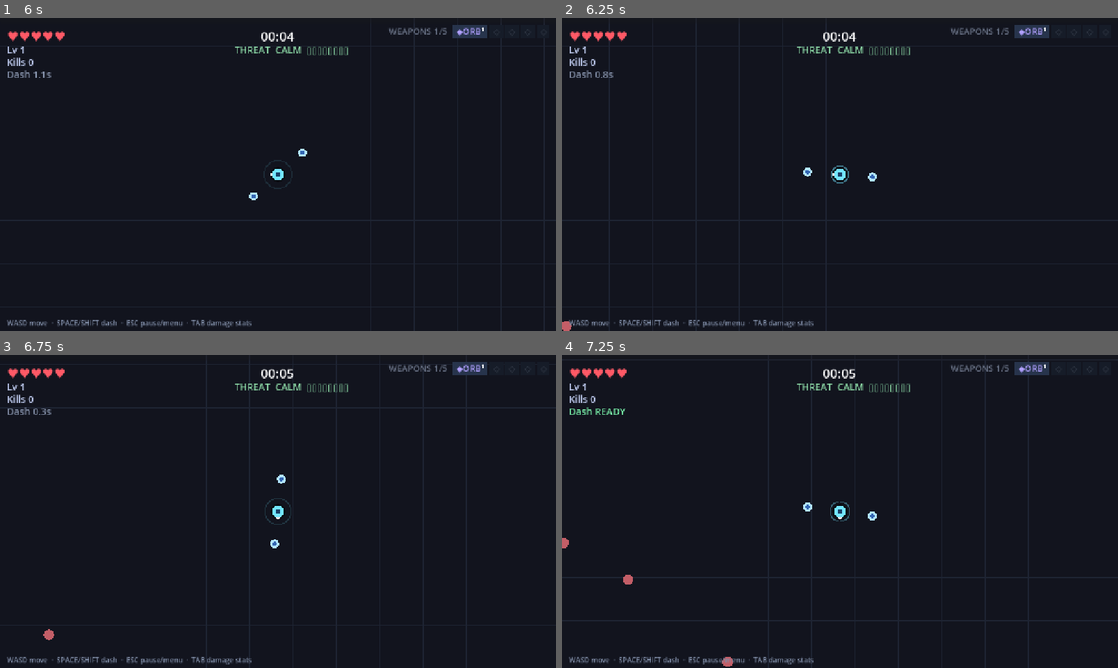
Above: before the commit, frames 1-4 (two rows, left to right).
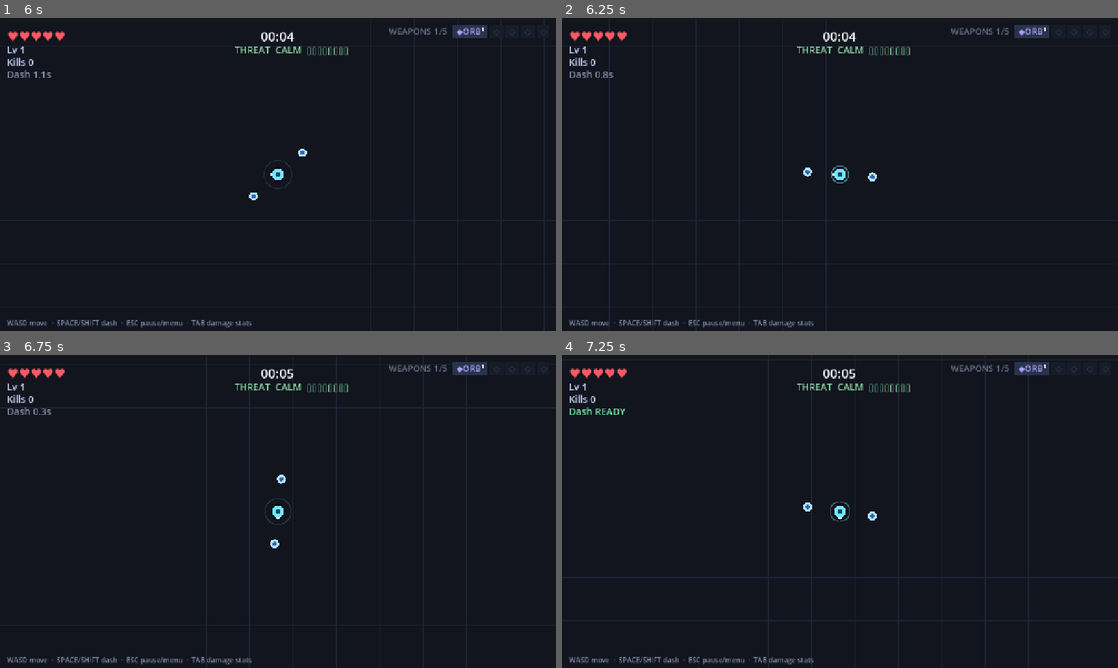
Above: after the commit, the same moments.

Repository: ICQCQ/NiceSwarm
Game: Godot game, scene res://scenes/main.tscn
Two runs of this game, one before a commit and one after it. Both use one fixed random seed, a clock stepped at 60 frames per second and the inputs below.
Inputs:
- Up to frame 1 (6 s): click "Play Solo" at 0.5 s; click "1. Orbit Blades" at 1.25 s; tap Enter at 2 s; hold D 2.03-2.78 s; hold Shift 2.03-2.78 s; tap Space at 2.27, 3.02, 4.52, 5, 5.27 s; hold S 2.78-3.53 s; tap R at 2.85 s; hold D 3.53-4.28 s; tap M at 3.6 s; hold W 4.28-5.03 s; tap 1 at 4.35 s; hold A from 5.03 s (still down); tap C at 5.1 s; tap V at 5.85 s
- Up to frame 2 (6.25 s): keep holding A; tap Space at 6.02 s
- Up to frame 3 (6.75 s): release A at 6.53 s; hold S from 6.53 s (still down); tap O at 6.6 s
- Up to frame 4 (7.25 s): keep holding S

Frame 1 is identical in both runs. In frame 2, less than 0.1% of the frame differs, in the area x 0-2%, y 96-100%; in frame 3, less than 0.1%; in frame 4, 0.1%, in the area x 0-31%, y 58-100%.

Commit message:
balance: base-weapon dmg retune + difficulty/spawn/boss config pass
weapon_config: bolt 2.0->2.5, nova 3.0->2.5, flame 0.6->0.75,
gravity 1.0->4, turret 1.5->2.2, venom 1.2->1.4.

game_config: STAT_CAP_POWER 6->3, STAT_CAP_AREA 2->1.5; ENEMY_CAP
220->300, MAX_TELEGRAPHS 6->7, MAX_GEMS 400->200; slower DIFF_BASE
(1/45->1/55) but tankier enemies (HP diff 0.04->0.05, per-level
0.02->0.03, party 0.1->0.2); deeper SLOW_FLOOR_MULT 0.2->0.1; denser
spawns (desired/progress 0.38->0.5, interval start 0.2->1); heat-spike
arm frac 0.2->0.5; DPS-responsive boss window 15->60s, fight 5->6s.

Diff:
--- a/scripts/config/game_config.gd
+++ b/scripts/config/game_config.gd
@@ -12,16 +12,16 @@
 const MAX_CHOICES := 6           # max upgrade options offered per level-up
 
 # --- player stat-upgrade caps: a pick stops being offered, and its value is clamped, here ---
-const STAT_CAP_POWER := 6.0        # power_stat (pick-driven damage multiplier)
-const STAT_CAP_AREA := 2.0         # area_mult
+const STAT_CAP_POWER := 3        # power_stat (pick-driven damage multiplier)
+const STAT_CAP_AREA := 1.5         # area_mult
 const STAT_CAP_DURATION := 2.5     # duration_mult
 const STAT_CAP_RATE := 1.0 / 2.0   # rate_mult floor → caps Haste at 2x faster
 const STAT_CAP_SPEED := 396.0      # move_speed cap (1.8x base 220)
 const STAT_CAP_MAGNET := 270.0     # pickup_range cap (3x base 90)
 const STAT_CAP_MAX_HP := 15        # max_hp cap from Vitality
-const ENEMY_CAP := 220           # hard limit on live enemies
+const ENEMY_CAP := 300           # hard limit on live enemies
 const TELEGRAPH_WARN := 1.5      # seconds to dodge a telegraphed strike
-const MAX_TELEGRAPHS := 6        # cap simultaneous danger zones so the arena can't be blanketed
+const MAX_TELEGRAPHS := 7        # cap simultaneous danger zones so the arena can't be blanketed
 const NET_PORT := 24565          # default co-op port
 
 # --- weapon progression ---
@@ -51,19 +51,19 @@
 const FUSION_LEVEL_GROWTH := 0.08      # redesigned-fusion per-level damage growth (~×1.5 at Lv7)
 
 # --- difficulty climb: difficulty += dt * BASE * warmup * (1 + heat*HEAT + (level-1)*LEVEL) ---
-const DIFF_BASE := 1.0 / 45.0    # base climb rate (was 1/62 — faster ramp, toward the old 1/34)
+const DIFF_BASE := 1.0 / 55.0    # base climb rate (was 1/62 — faster ramp, toward the old 1/34)
 # Late-game lethality: enemies scale fast/tanky enough with difficulty to catch and survive
 # against a high-DPS kiter (breaks the zero-damage snowball). Applied in spawner.make_enemy.
 const ENEMY_SPEED_DIFF_SCALE := 0.020  # enemy speed ×(1 + diff·this) — late enemies ~match player move speed
-const ENEMY_HP_DIFF_SCALE := 0.04      # enemy hp ×(1 + diff·this) — survive the alpha strike to reach you
-const ENEMY_HP_PER_LEVEL := 0.02       # base enemy hp ×(1 + this·(party_level-1)) — tankier as the party levels
+const ENEMY_HP_DIFF_SCALE := 0.05      # enemy hp ×(1 + diff·this) — survive the alpha strike to reach you
+const ENEMY_HP_PER_LEVEL := 0.03       # base enemy hp ×(1 + this·(party_level-1)) — tankier as the party levels
 const CC_IMMUNE_TIER := 2              # enemies at this tier index+ (the 3rd tier) + bosses resist knockback & suck-in
 # Frost / slow potency. Every applied slow funnels through Enemy.apply_slow, which
 # deepens the incoming speed factor by SLOW_POTENCY (so frost/freeze "really" bites)
 # and clamps it to SLOW_FLOOR_MULT — a slowed enemy crawls at 20% speed (an 80% slow).
 # One central buff point for ALL slow sources; bosses/tier-3 included (still slowable).
 const SLOW_POTENCY := 1.6             # amplify each slow's speed reduction (the 0.5 base slow -> 0.2 speed)
-const SLOW_FLOOR_MULT := 0.2          # deepest slow: enemies move at 20% speed (= "slow to 0.8"), never lower
+const SLOW_FLOOR_MULT := 0.1          # deepest slow: enemies move at 20% speed (= "slow to 0.8"), never lower
 const DIFF_HEAT := 3.12          # how much clear-rate heat accelerates the climb (was 2.4, +30%)
 const DIFF_LEVEL := 0.02         # how much each player level accelerates the climb
 const DIFF_LEVEL_STEP := 0.05     # flat difficulty added on each level-up
@@ -75,8 +75,8 @@
 const SPAWN_RING_MAX := 1200.0        # ...up to this far (random within the ring; was 900 — wider band)
 const SPAWN_SAFE_RADIUS := 500.0      # never spawn an enemy within this of ANY alive player (was 500 — closer spawns allowed)
 const SPAWN_DESIRED_BASE := 6.0          # target live-enemy count at run_progress 0 (was 6.0 — denser swarm)
-const SPAWN_DESIRED_PER_PROGRESS := 0.38 # +this many target enemies per run_progress point (≈3.5/pace at old scale)
-const SPAWN_INTERVAL_START := 0.2     # seconds between spawns early (5x faster than the prior 1.0)
+const SPAWN_DESIRED_PER_PROGRESS := 0.5 # +this many target enemies per run_progress point (≈3.5/pace at old scale)
+const SPAWN_INTERVAL_START := 1     # seconds between spawns early (5x faster than the prior 1.0)
 const SPAWN_INTERVAL_END := 0.024     # seconds between spawns late (5x faster than the prior 0.12)
 const SPAWN_REFILL_MULT := 0.4        # interval ×this while below the desired population
 
@@ -87,7 +87,7 @@
 # from the original 0.5/0.6 — at those rates a 4-player field was ~2.5× hp and
 # ~2.8× spawn density, which over-punished co-op (sim 2-4p sat at ~27-33% win vs
 # the 50-60% target). See docs/balance/MULTIPLAYER_BALANCE_SIM.md.
-const PARTY_HP_PER := 0.1             # enemy hp ×(1 + this·(N-1))
+const PARTY_HP_PER := 0.2             # enemy hp ×(1 + this·(N-1))
 const PARTY_RATE_PER := 0.25           # spawn density ×(1 + this·(N-1))
 
 # --- wave rhythm (layered on top of run_progress/heat in EnemySpawner.run_spawning) ---
@@ -109,7 +109,7 @@
 const WAVE_POP_FLOOR := 3.0           # valleys can thin the field to this (a genuine lull)
 
 # --- xp gems ---
-const MAX_GEMS := 400                  # hard cap on live ground gems (perf); excess XP condenses
+const MAX_GEMS := 200                  # hard cap on live ground gems (perf); excess XP condenses
 const GEM_CONDENSED_THRESHOLD := 25    # gem value at/above which it renders as a big red gem
 
 # --- xp level curve: three-band step curve (cost at level L to reach L+1), /cfg_xp_rate ---
@@ -147,7 +147,7 @@
 
 # --- heat exponential spike: punishes near-clearing the map once mid-game ---
 const MID_GAME_PROGRESS := 50.0  # heat_spike can only arm after this run_progress (≈300 s / WIN_TIME)
-const HEAT_SPIKE_POP_FRAC := 0.2 # live pop below this fraction of desired_pop arms the spike
+const HEAT_SPIKE_POP_FRAC := 0.5 # live pop below this fraction of desired_pop arms the spike
 const HEAT_SPIKE_GROWTH := 1.8   # exponential growth rate (/s) while armed
 const HEAT_SPIKE_DECAY := 2.0    # linear decay rate (/s) once the map refills
 const HEAT_SPIKE_MAX := 5.0      # cap on the spike term
@@ -159,9 +159,9 @@
 const BOSS_KILL_INTERVAL_GROWTH := 100   # added to the interval each time a boss dies
 # Boss HP is DPS-responsive so a boss is always a real fight, never melted by a snowball
 # build. It scales with: the party's recent damage output, party level, and player count.
-const BOSS_DPS_WINDOW := 15.0    # seconds of party damage averaged into "recent dps"
-const BOSS_FIGHT_SECONDS := 5.0  # boss hp ~= recent_dps * this (target single-boss fight length)
-const BOSS_HP_PER_LEVEL := 0.015 # boss hp x(1 + this*(party_level-1))
+const BOSS_DPS_WINDOW := 60.0    # seconds of party damage averaged into "recent dps"
+const BOSS_FIGHT_SECONDS := 6.0  # boss hp ~= recent_dps * this (target single-boss fight length)
+const BOSS_HP_PER_LEVEL := 0.02 # boss hp x(1 + this*(party_level-1))
 const BOSS_HP_PER_PLAYER := 0.5  # boss hp x(1 + this*(player_count-1))
 const BOSS_HP_PER_PROGRESS := 0.02  # boss hp x(1 + this*run_progress): 1× at start, 3× at end
 
--- a/scripts/config/weapon_config.gd
+++ b/scripts/config/weapon_config.gd
@@ -8,19 +8,19 @@
 ## Spatial sizes, projectile counts, and per-weapon extras stay in each weapon_*.gd.
 
 const BASE := {
-	"bolt":      {"dmg": 2.0, "growth": 0.345, "cd": 0.8},
+	"bolt":      {"dmg": 2.5, "growth": 0.345, "cd": 0.8},
 	"orbit":     {"dmg": 2.0, "growth": 0.46, "cd": 0.45},  # cd = per-enemy re-hit
-	"nova":      {"dmg": 3.0, "growth": 0.575, "cd": 3.5},
+	"nova":      {"dmg": 2.5, "growth": 0.575, "cd": 3.5},
 	"glaive":    {"dmg": 2.5, "growth": 0.345, "cd": 1.6},
 	"lightning": {"dmg": 2.0, "growth": 0.46, "cd": 2.2},
-	"flame":     {"dmg": 0.6, "growth": 0.46, "cd": 0.15},  # cd = tick interval
+	"flame":     {"dmg": 0.75, "growth": 0.46, "cd": 0.15},  # cd = tick interval
 	"mines":     {"dmg": 6.0, "growth": 0.575, "cd": 2.0},
 	"missiles":  {"dmg": 3.0, "growth": 0.345, "cd": 2.4},
 	"laser":     {"dmg": 1.2, "growth": 0.46, "cd": 0.3},   # cd = per-enemy re-hit
 	"frost":     {"dmg": 1.5, "growth": 0.345, "cd": 1.8},
-	"gravity":   {"dmg": 1.0, "growth": 0.575, "cd": 6.0},
-	"turret":    {"dmg": 1.5, "growth": 0.46, "cd": 6.5},
-	"venom":     {"dmg": 1.2, "growth": 0.46, "cd": 0.35},  # cd = puddle drop interval
+	"gravity":   {"dmg": 4, "growth": 0.575, "cd": 6.0},
+	"turret":    {"dmg": 2.2, "growth": 0.46, "cd": 6.5},
+	"venom":     {"dmg": 1.4, "growth": 0.46, "cd": 0.35},  # cd = puddle drop interval
 	# Deployed turret fusions (turret + X, see Fusions._Sentry). Lv1 dmg ==
 	# a Lv3 base "turret"'s damage, so fusing doesn't feel like a downgrade.
 	"sentry":    {"dmg": 2.16, "growth": 0.46, "cd": 4.5},
